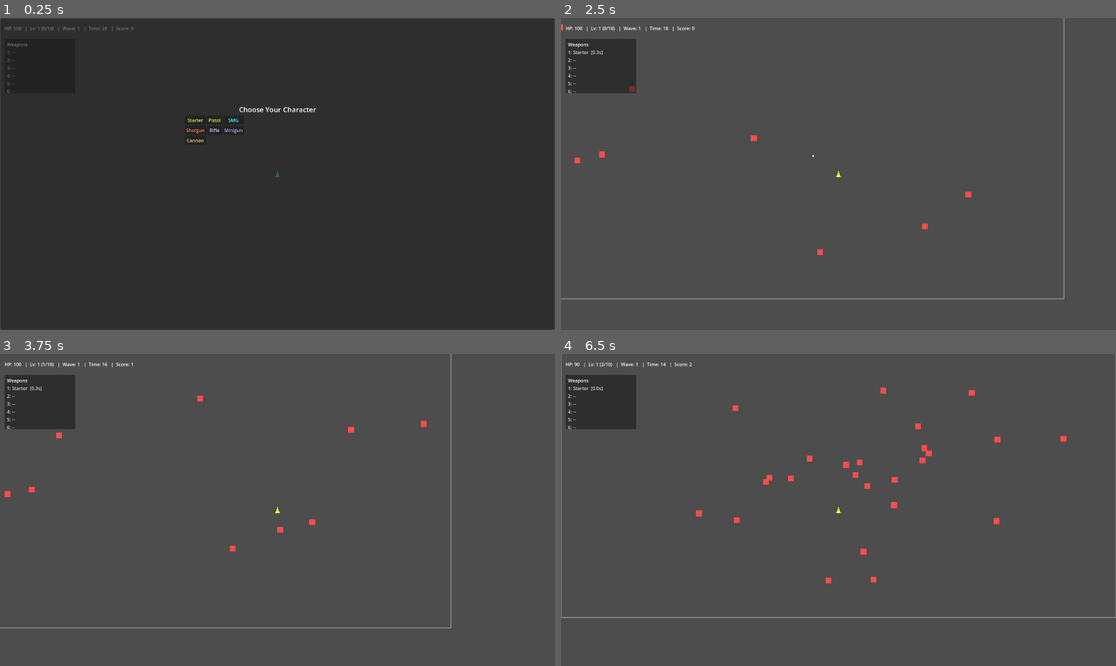
Above: before the commit, frames 1-4 (two rows, left to right).
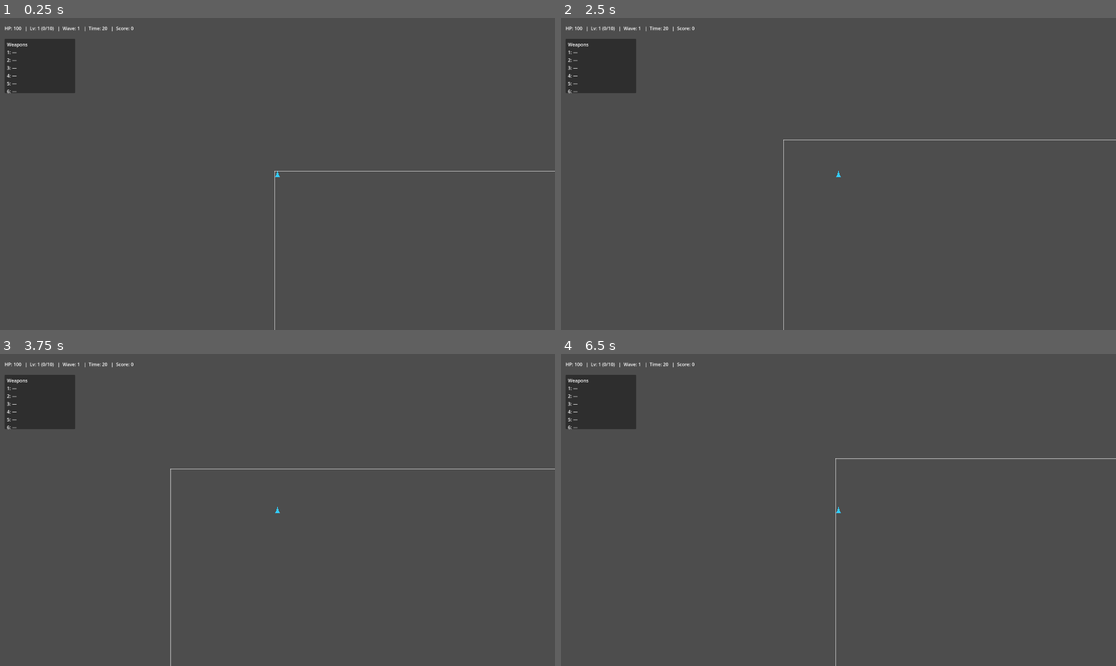
Above: after the commit, the same moments.

Repository: Deitox/Dexcoto
Game: Godot game, scene res://scenes/Main.tscn
Two runs of this game, one before a commit and one after it. Both use one fixed random seed, a clock stepped at 60 frames per second and the inputs below.
Inputs (mouse positions are in pixels of both pictures, inside the frame that each line leads up to):
- Up to frame 1 (0.25 s): no input
- Up to frame 2 (2.5 s): click (755, 120) at 0.5 s, where only the run before the commit has a clickable "Starter"; tap Enter at 1.25 s; hold Right (ui_right) 1.28-2.03 s; hold Down (ui_down) from 2.03 s (still down)
- Up to frame 3 (3.75 s): release Down (ui_down) at 2.78 s; hold Right (ui_right) 2.78-3.53 s; hold Up (ui_up) from 3.53 s (still down)
- Up to frame 4 (6.5 s): release Up (ui_up) at 4.28 s; hold Left (ui_left) 4.28-5.78 s; hold Down (ui_down) from 5.78 s (still down)

The runs differ from the first frame. In frame 1, 97% of the frame differs, in the area x 0-100%, y 0-100%; in frame 2, 1.1%; in frame 3, 1.1%; in frame 4, 1.6%.
Error after the commit: Parse Error: Used space character for indentation instead of tab as used before in the file. (res://scripts/main.gd:261)

Commit message:
ux: merge notification + highlight new/merged weapon slots\\n\\n- Player: emit weapon_added/weapon_merged signals with indices\\n- Main: connect signals, notify on merge, highlight affected HUD slots, clear on wave start

Diff:
--- a/scripts/main.gd
+++ b/scripts/main.gd
@@ -100,6 +100,13 @@
 	_show_character_select()
 	_update_ui()
 	_center_player_in_arena()
+
+	# Connect weapon events to update HUD and notify merges
+	if player:
+		if not player.is_connected("weapon_added", Callable(self, "_on_weapon_added")):
+			player.connect("weapon_added", Callable(self, "_on_weapon_added"))
+		if not player.is_connected("weapon_merged", Callable(self, "_on_weapon_merged")):
+			player.connect("weapon_merged", Callable(self, "_on_weapon_merged"))
 
 func _center_player_in_arena() -> void:
 	if player == null:
@@ -252,10 +259,10 @@
 	_update_weapons_hud()
 
 func _update_weapons_hud() -> void:
-	var labels: Array = [hud_slot1, hud_slot2, hud_slot3, hud_slot4, hud_slot5, hud_slot6]
-	for i in range(labels.size()):
-		var text := "%d: --" % (i + 1)
-		if i < player.weapons.size():
+    var labels: Array = [hud_slot1, hud_slot2, hud_slot3, hud_slot4, hud_slot5, hud_slot6]
+    for i in range(labels.size()):
+        var text := "%d: --" % (i + 1)
+        if i < player.weapons.size():
 			var w: Dictionary = player.weapons[i]
 			var name: String = String(w.get("name", "?"))
 			var tier: int = int(w.get("tier", 1))
@@ -263,13 +270,29 @@
 			var cd_s: String = ("RDY" if cd <= 0.0 else "%.1fs" % cd)
 			# Remove textual tier tag; color indicates tier
 			text = "%d: %s  [%s]" % [i + 1, name, cd_s]
-		if labels[i]:
-			labels[i].text = text
-			var tier_for_color: int = 1
-			if i < player.weapons.size():
-				tier_for_color = int(player.weapons[i].get("tier", 1))
-			var col := _color_for_tier(tier_for_color)
-			labels[i].add_theme_color_override("font_color", col)
+        if labels[i]:
+            labels[i].text = text
+            var tier_for_color: int = 1
+            if i < player.weapons.size():
+                tier_for_color = int(player.weapons[i].get("tier", 1))
+            var col := _color_for_tier(tier_for_color)
+            labels[i].add_theme_color_override("font_color", col)
+            # Apply or clear highlight outline
+            if _hud_highlight.has(i):
+                var hcol: Color = _hud_highlight[i]
+                labels[i].add_theme_color_override("font_outline_color", hcol)
+                labels[i].add_theme_constant_override("outline_size", 2)
+            else:
+                labels[i].remove_theme_color_override("font_outline_color")
+                labels[i].remove_theme_constant_override("outline_size")
+
+func _highlight_hud_slot(index: int, color: Color) -> void:
+	_hud_highlight[index] = color
+	_update_weapons_hud()
+
+func _clear_hud_highlights() -> void:
+	_hud_highlight.clear()
+	_update_weapons_hud()
 
 func _xp_for_next_level(l: int) -> int:
 	return 5 + l * 5
@@ -510,10 +533,19 @@
 	_show_shop()
 
 func _on_shop_start() -> void:
-	shop_panel.visible = false
-	get_tree().paused = false
-	levels_gained_this_wave = 0
-	_start_next_wave()
+    shop_panel.visible = false
+    get_tree().paused = false
+    levels_gained_this_wave = 0
+    _clear_hud_highlights()
+    _start_next_wave()
+
+func _on_weapon_added(index: int) -> void:
+	# Yellow outline for new items
+	_highlight_hud_slot(index, Color(1.0, 1.0, 0.2))
+
+func _on_weapon_merged(id: String, tier: int, index: int) -> void:
+	_notify("Merged %s to T%d" % [id, tier], _color_for_tier(tier))
+	_highlight_hud_slot(index, _color_for_tier(tier))
 
 func _start_next_wave() -> void:
 	wave += 1
@@ -615,6 +647,9 @@
 	get_tree().paused = true
 
 func _on_character_chosen(ch: Dictionary) -> void:
+# HUD highlight map for weapon changes while in shop
+var _hud_highlight: Dictionary = {}
+
 	character_panel.visible = false
 	get_tree().paused = false
 	# Apply player color and starting weapon
--- a/scripts/player.gd
+++ b/scripts/player.gd
@@ -30,6 +30,8 @@
 @onready var bullet_pool: Node = null
 
 signal died
+signal weapon_added(index: int)
+signal weapon_merged(id: String, tier: int, index: int)
 
 # Performance caps
 const MAX_TOTAL_PROJECTILES: int = 10
@@ -223,16 +225,26 @@
             if t % 3 == 0:
                 inst["projectiles"] = int(inst["projectiles"]) + 1
     weapons.append(inst)
-    _try_merge_weapon(String(inst["id"]))
+    var added_index: int = weapons.size() - 1
+    var merge_info: Dictionary = _try_merge_weapon(String(inst["id"]))
+    if bool(merge_info.get("merged", false)):
+        var idx: int = int(merge_info.get("index", weapons.size() - 1))
+        var new_tier: int = int(merge_info.get("new_tier", 1))
+        emit_signal("weapon_merged", String(inst["id"]), new_tier, idx)
+    else:
+        emit_signal("weapon_added", added_index)
 
 func set_player_color(c: Color) -> void:
     bullet_color = c
     if body_poly:
         body_poly.color = c
 
-func _try_merge_weapon(id: String) -> void:
+func _try_merge_weapon(id: String) -> Dictionary:
     # Merge three of same id and same tier into one higher tier. Repeat while possible.
     var merged: bool = true
+    var any_merged: bool = false
+    var final_index: int = -1
+    var final_tier: int = 0
     while merged:
         merged = false
         # group indices by tier
@@ -278,6 +290,14 @@
                     new_inst["projectiles"] = int(new_inst["projectiles"]) + 1
                 new_inst["cd"] = 0.0
                 weapons.append(new_inst)
+                any_merged = true
+                final_index = weapons.size() - 1
+                final_tier = new_tier
                 merged = true
                 break
         # loop again if merged
+    return {
+        "merged": any_merged,
+        "index": final_index,
+        "new_tier": final_tier,
+    }
